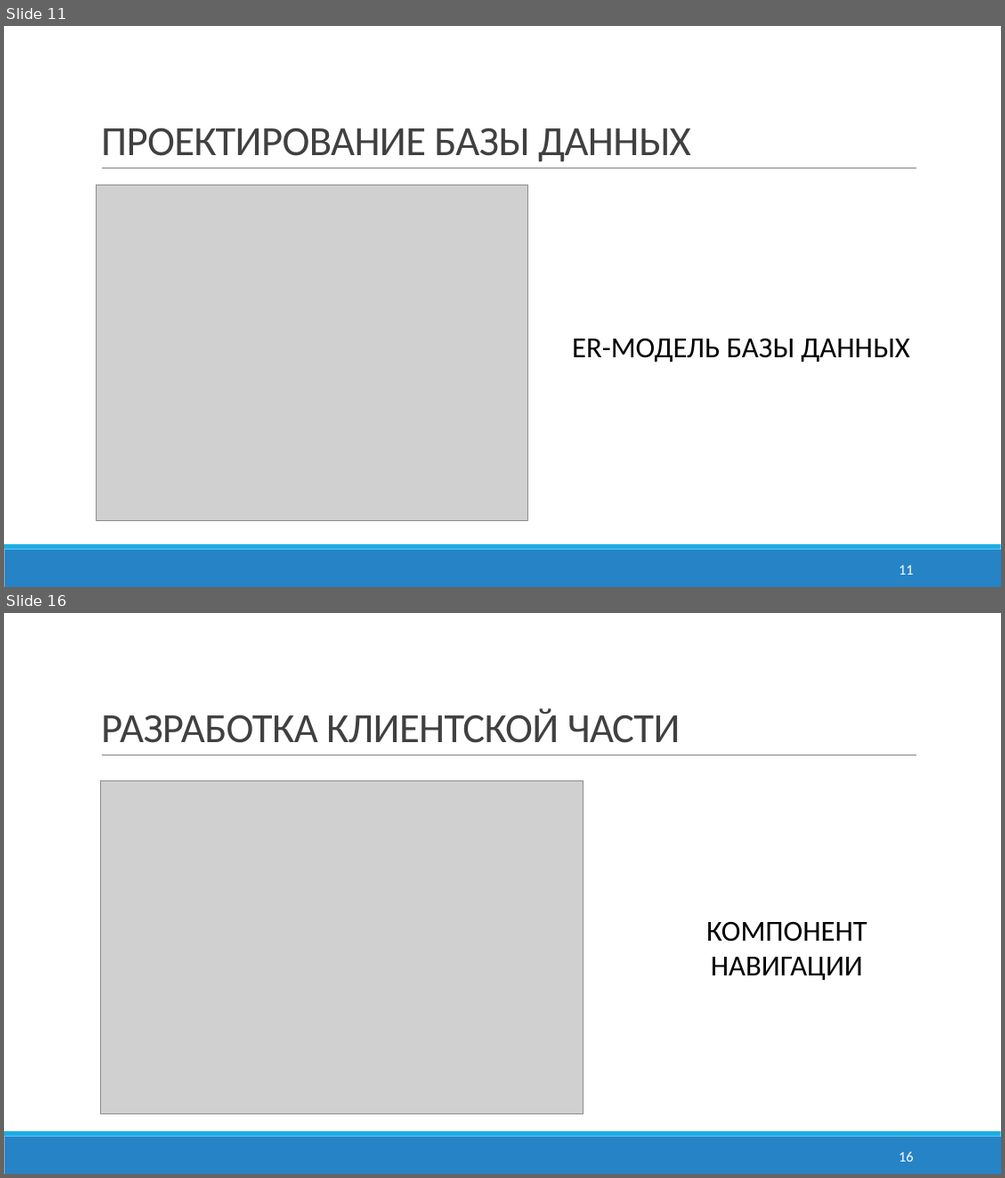
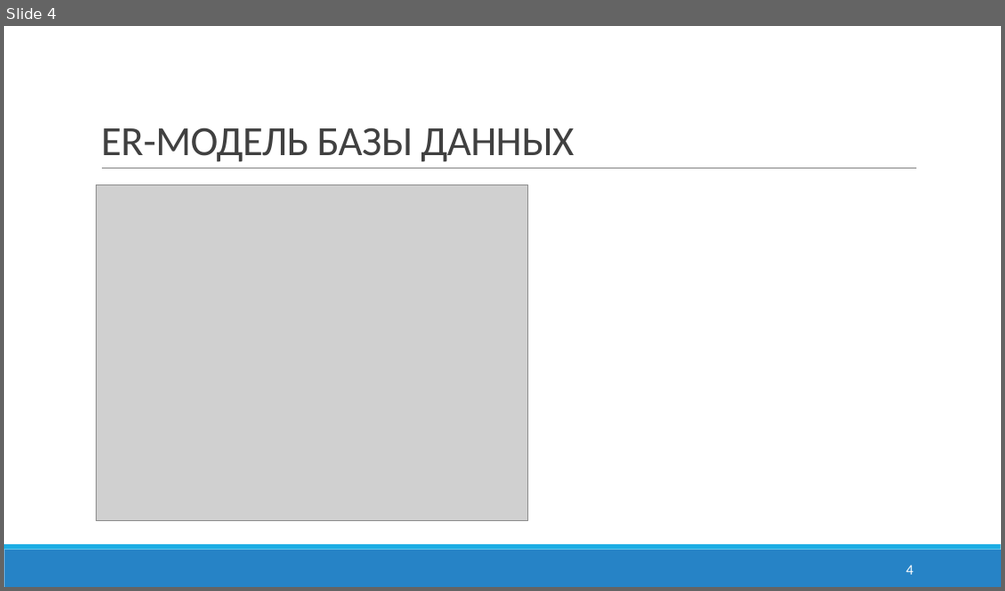
Before and after one commit to NikvaseN/degree-work, a slide deck: docs/Презентация.pptx. Shown one above the other, each under a label of ours: slides 11 and 16 before the commit, slide 4 after it; the slides between them are not shown. The pictures are 1005x1178 and 1005x591 pixels, drawn with LibreOffice and Linux fonts; fonts in the diff are those of the drawing; grey boxes stand for pictures. Boxes give left, top, right and bottom in pixels: in the first picture for what was removed or moved away, otherwise in the second. Text is boxed around its words. In the diff, an @@ line names an element or a change of style, - is before the commit and + after.

```diff
--- a/docs/Презентация.pptx
+++ b/docs/Презентация.pptx
@@ slide 16 removed at (x1=4, y1=613, x2=1001, y2=1174), background #FFFFFF; not listed: 3 template elements that a slide beside it also shows @@
@@ title removed at (x1=101, y1=708, x2=680, y2=743) @@
-РАЗРАБОТКА КЛИЕНТСКОЙ ЧАСТИ
@@ picture removed at (x1=100, y1=780, x2=583, y2=1114) @@
@@ text removed at (x1=706, y1=921, x2=867, y2=980) @@
-КОМПОНЕНТ НАВИГАЦИИ
@@ page number removed at (x1=898, y1=1151, x2=914, y2=1161) @@
-16
@@ what was slide 11 is now slide 4 @@
@@ slide 4 changed as well @@
@@ title at (x1=101, y1=127, x2=574, y2=162): text changed @@
-ПРОЕКТИРОВАНИЕ БАЗЫ ДАННЫХ
+ER-МОДЕЛЬ БАЗЫ ДАННЫХ
@@ text removed at (x1=572, y1=338, x2=909, y2=362) @@
-ER-МОДЕЛЬ БАЗЫ ДАННЫХ
@@ page number at (x1=906, y1=564, x2=913, y2=574): text changed @@
-11
+4
```
Also in this commit, not shown: 1 other slide changed, 2 slides added, 16 other slides removed, 13 other files.
